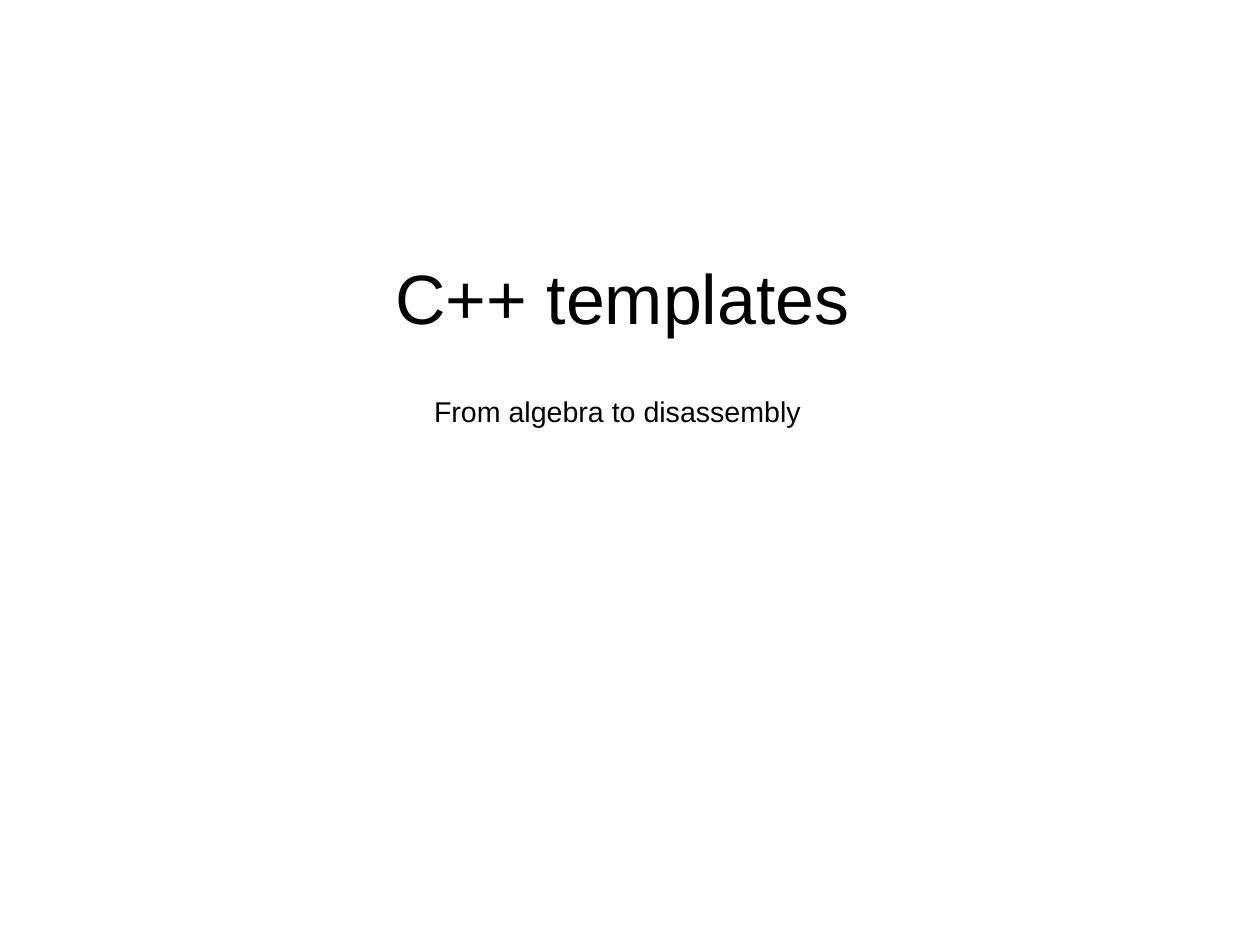
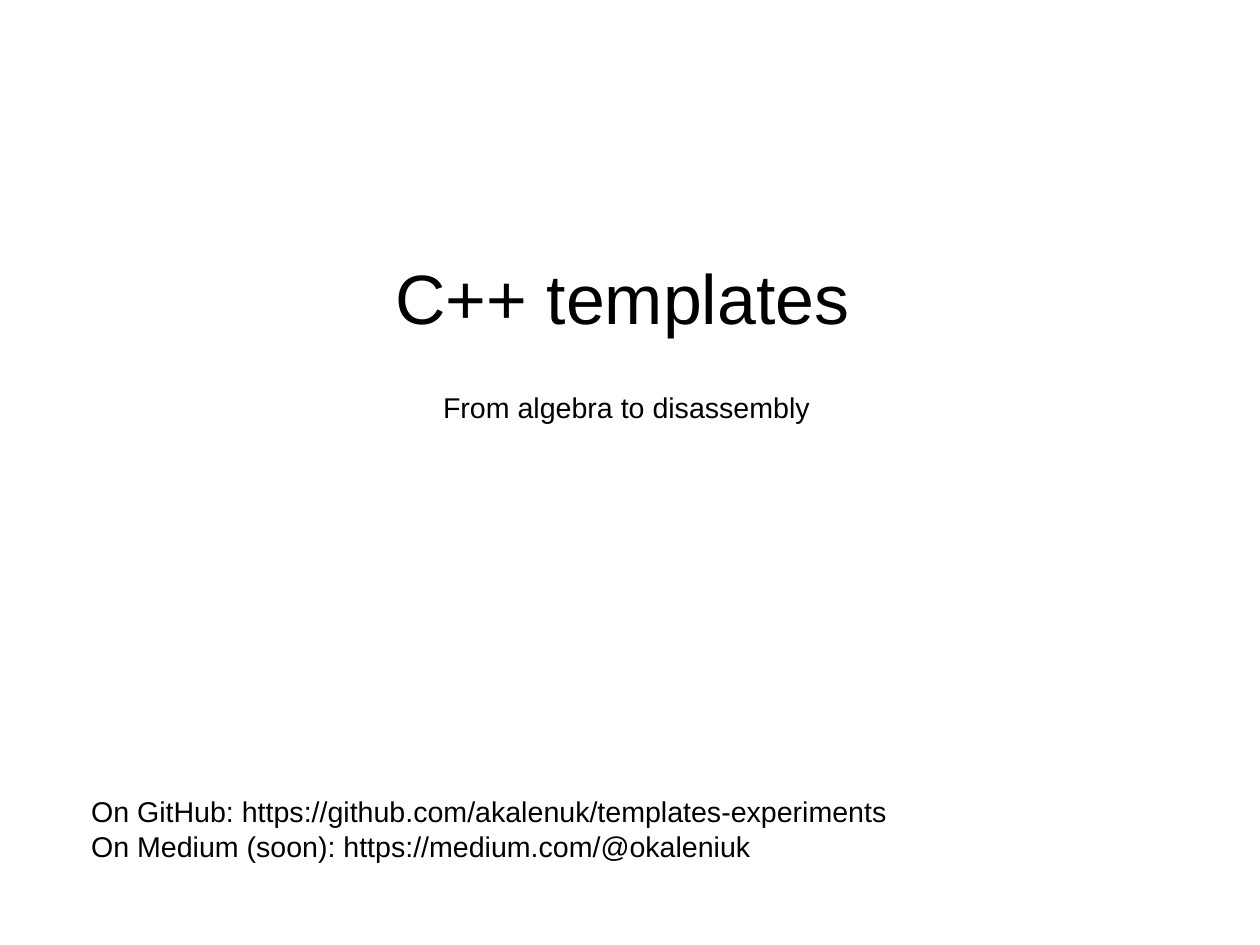
Before and after one commit to akalenuk/templates-experiments, a slide deck: slide 1 of templates.odp. Drawn at 1260x945 pixels with LibreOffice and Linux fonts; fonts in the diff are those of the drawing. Boxes give left, top, right and bottom in pixels: in the first picture for what was removed or moved away, otherwise in the second. Text is boxed around its words. In the diff, an @@ line names an element or a change of style, - is before the commit and + after.

```diff
--- a/templates.odp
+++ b/templates.odp
@@ text "From algebra to disassembly": place and size @@
-text "From algebra to disassembly" at box(434, 401, 801, 428)
+text "From algebra to disassembly" at box(443, 397, 810, 423)
@@ text added at box(91, 801, 886, 862), 18 pt, text #000000 @@
+On GitHub: https://github.com/akalenuk/templates-experiments
+On Medium (soon): https://medium.com/@okaleniuk
```
Also in this commit, not shown: 13 other slides changed, 1 slide added, 1 slide removed.
